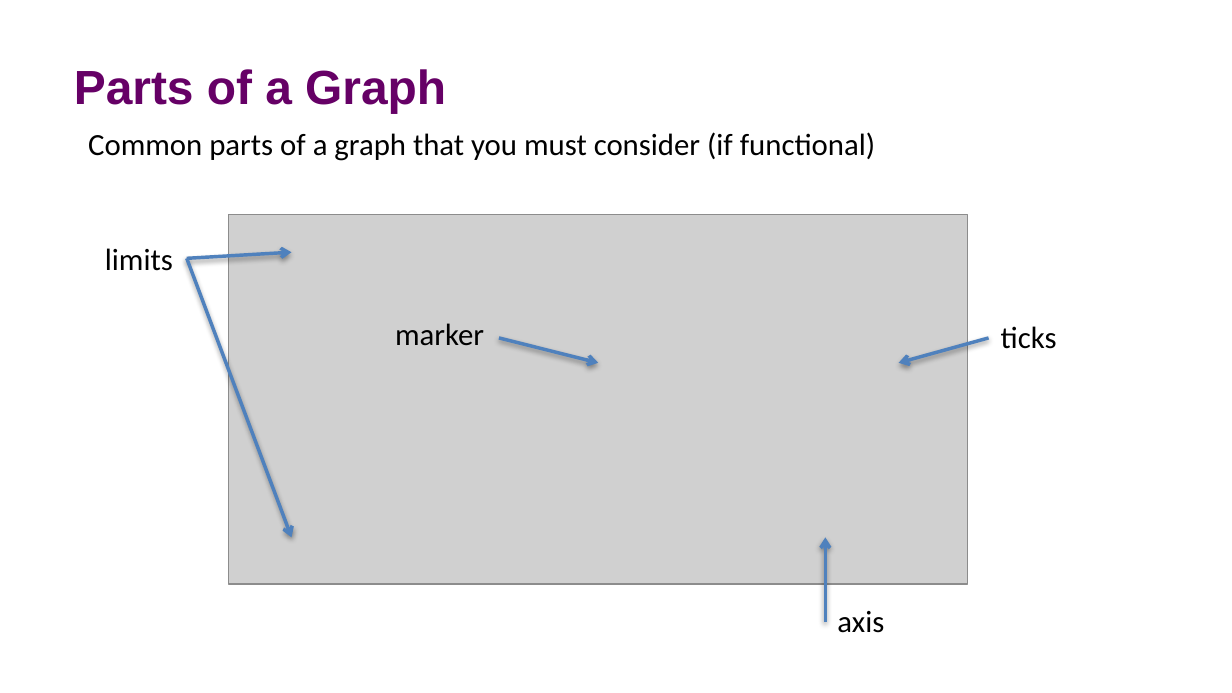
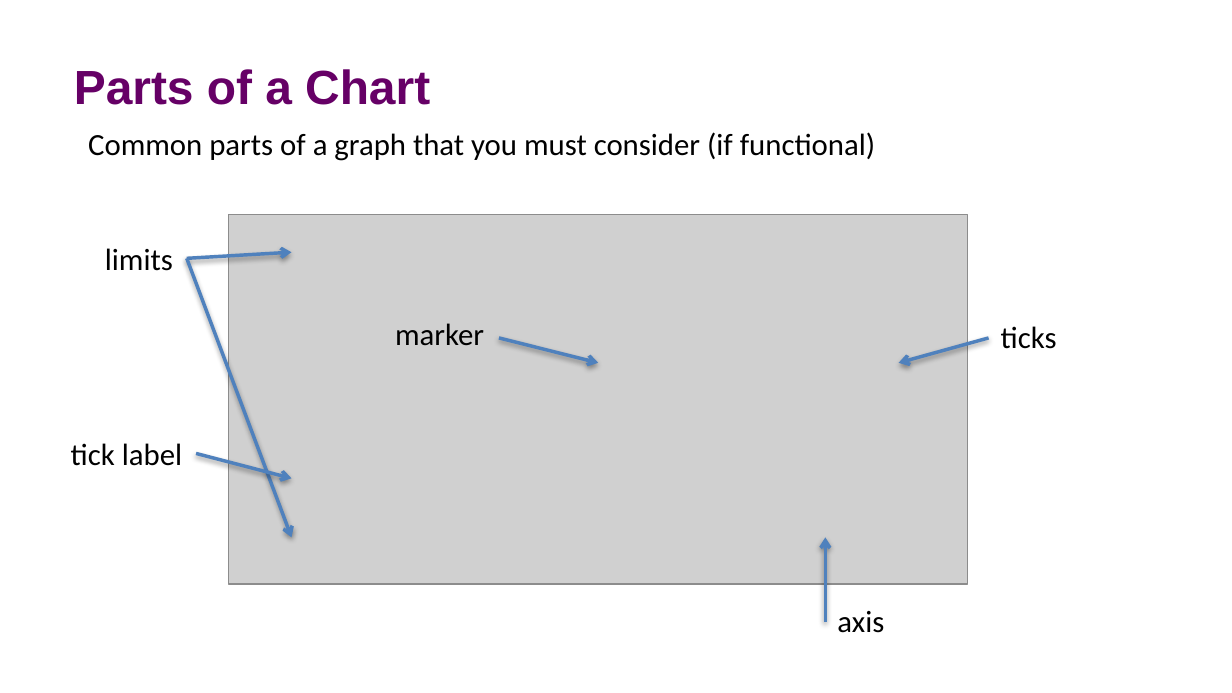
Before and after one commit to olafjanssen/ads-dv, a slide deck: slide 12 of Slides/DV02 - Reproducible Research and Exploratory Visualization with Matplotlib.pptx. Drawn at 1232x693 pixels with LibreOffice and Linux fonts; fonts in the diff are those of the drawing; grey boxes stand for pictures; background and template pictures are left out. Boxes give left, top, right and bottom in pixels: in the first picture for what was removed or moved away, otherwise in the second. Text is boxed around its words. In the diff, an @@ line names an element or a change of style, - is before the commit and + after.

```diff
--- a/Slides/DV02 - Reproducible Research and Exploratory Visualization with Matplotlib.pptx
+++ b/Slides/DV02 - Reproducible Research and Exploratory Visualization with Matplotlib.pptx
@@ title at box(74, 69, 430, 105): text changed @@
-Parts of a Graph
+Parts of a Chart
@@ text added at box(71, 443, 182, 466), 18 pt, text #000000 @@
+tick label
@@ arrow added from (196, 453) to (292, 478), #4F81BD 2 pt @@
```
Also in this commit, not shown: 5 other slides changed, 1 slide added, 2 other files.
